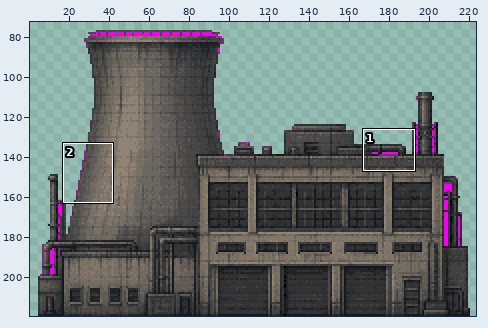
Pixel-art file: Assets/Art/Props_Street/background/factory-background-powerplant-cooling-tower.aseprite. The picture above shows the old version from afar; the outline marks the close-up.
Close-up. Before:
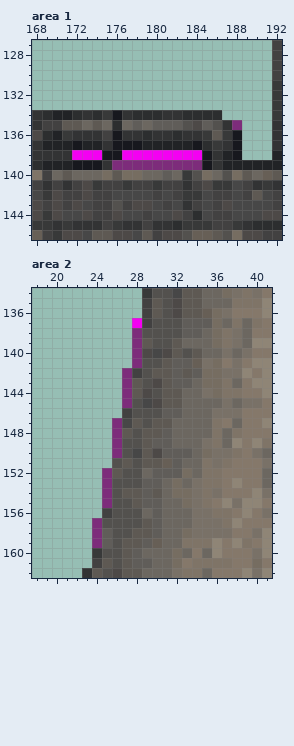
224x224 pixels, 1 frame. Colours within 5 levels of each other are drawn and written as one. Shown: area 1: x 168..192, y 127..146; area 2: x 18..41, y 134..162. The old version is drawn lined up with the new one, on the new canvas. The wide view leaves out empty margins. The commit also changed other parts of the picture, which this record leaves out.
The same view after the edit:
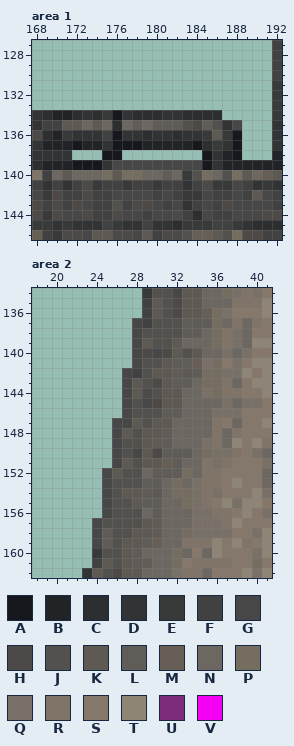
Palette (. is transparent): A #17181e  B #212326  C #2c2e2f  D #323334  E #383939  F #424141  G #474747  H #4d4947  J #53514e  K #5e5953  L #605d59  M #675f56  N #6c6760  P #766d61  Q #797167  R #7f7467  S #85786a  T #8f8576  U #7d2c7b  V #f400f2
Change:
canvas 224x224 -> 224x220, the old top-left corner now at 1,0 (the part of the old canvas that was cut away was empty and is not shown)
Area 1:
The author changed colour U to colour G in row 135 at x 188; in row 139 at x 176 to 184.
Colour V is removed in row 138 at x 172 to 174 and 177 to 184.
Area 2:
The author changed colour F to colour G in row 146 at x 27; in row 156 at x 25.
The author changed colour J to colour G in row 151 at x 26.
The author changed colour U to colour G in rows 138 to 141 at x 28; in rows 142 to 145 at x 27; in rows 147 to 150 at x 26; in rows 152 to 155 at x 25; in rows 157 to 159 at x 24.
The author changed colour V to colour G in row 137 at x 28.
Boxes around the changes in both close-ups, in picture pixels (x1, y1, x2, y2):
changed: (72, 120, 242, 170)
changed: (92, 318, 142, 548)
